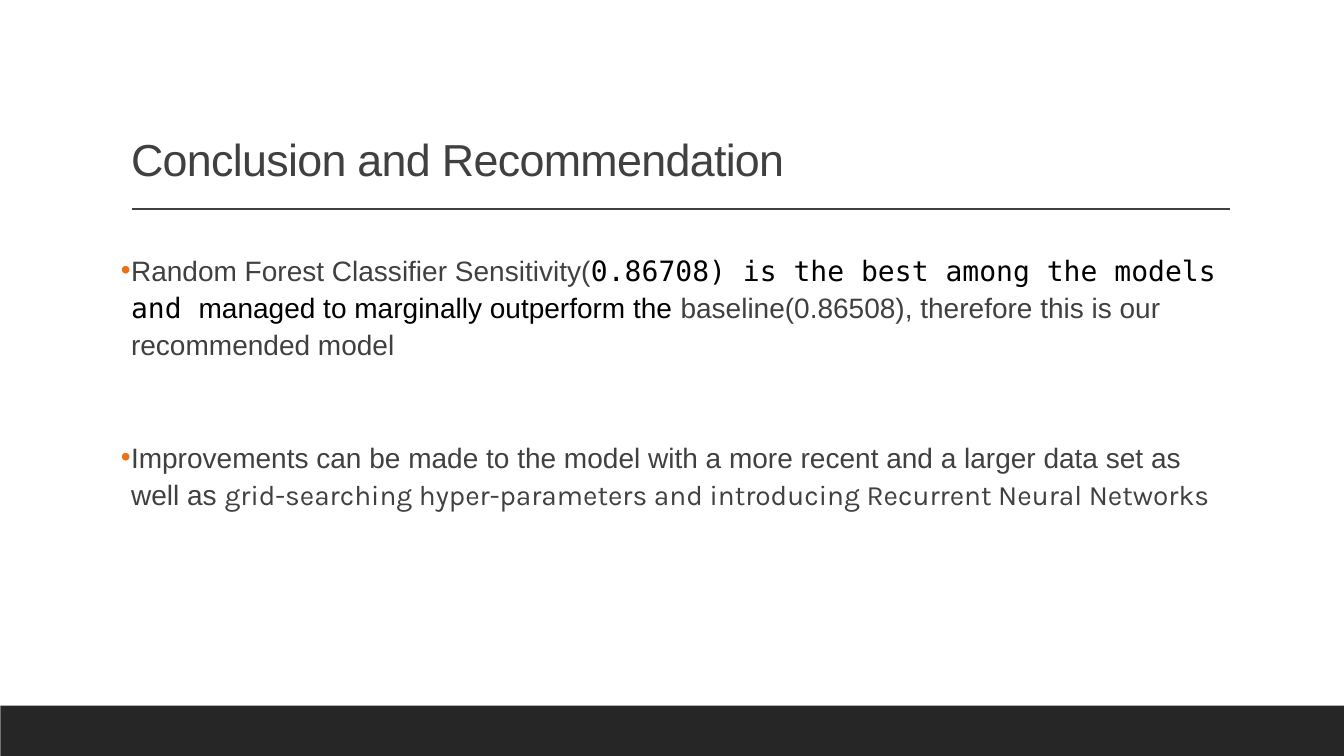
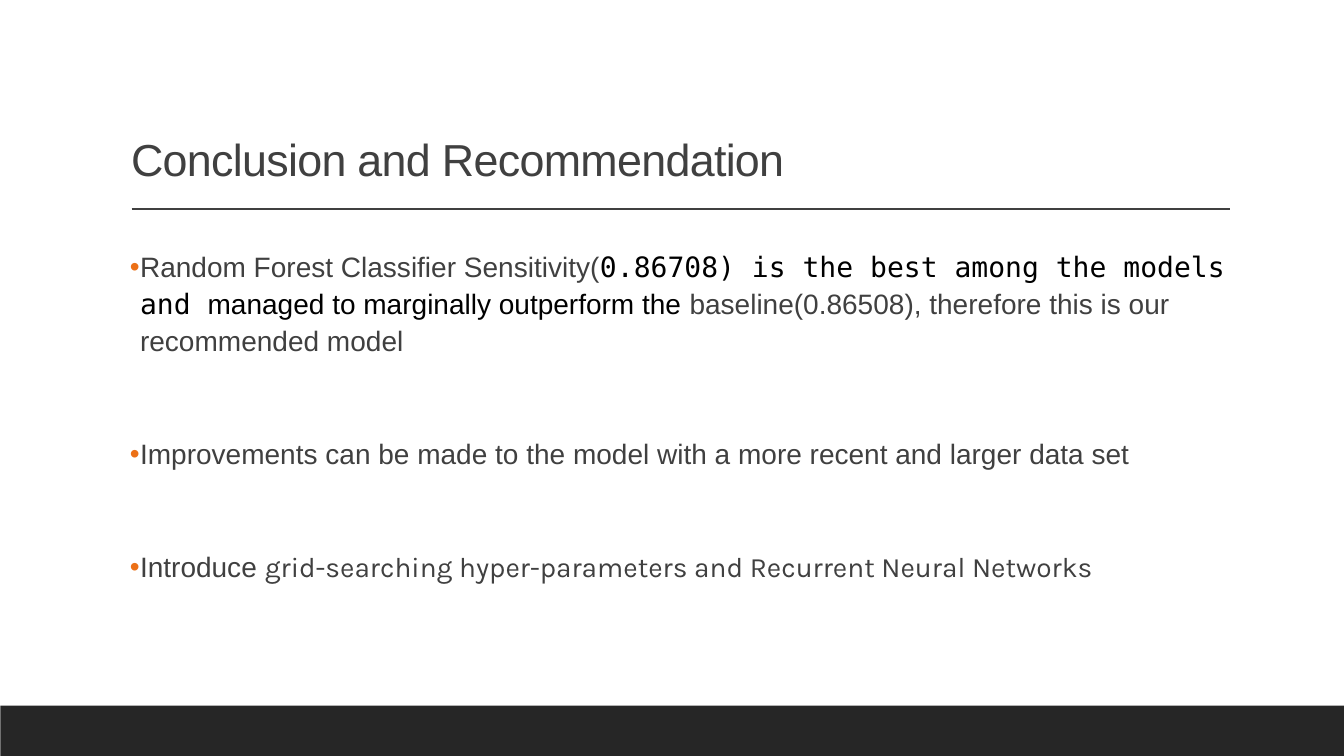
Before and after one commit to Choc91/General-Assembly-Capstone, a slide deck: slide 7 of Credit Risk Capstone Project.pptx. Drawn at 1344x756 pixels with LibreOffice and Linux fonts; fonts in the diff are those of the drawing. Boxes give left, top, right and bottom in pixels: in the first picture for what was removed or moved away, otherwise in the second. Text is boxed around its words. In the diff, an @@ line names an element or a change of style, - is before the commit and + after.

```diff
--- a/Credit Risk Capstone Project.pptx
+++ b/Credit Risk Capstone Project.pptx
@@ text "Random Forest Classifier Sensitivity(0.86708) is ...": place and size @@
-text "Random Forest Classifier Sensitivity(0.86708) is ..." at box(121, 259, 1215, 512)
+text "Random Forest Classifier Sensitivity(0.86708) is ..." at box(130, 255, 1224, 584)
@@ text at box(130, 443, 1129, 584): text changed @@
-• Improvements can be made to the model with a more recent and a larger data set as well as grid-searching hyper-parameters and introducing Recurrent Neural Networks
+• Improvements can be made to the model with a more recent and larger data set
+• Introduce grid-searching hyper-parameters and Recurrent Neural Networks
```
